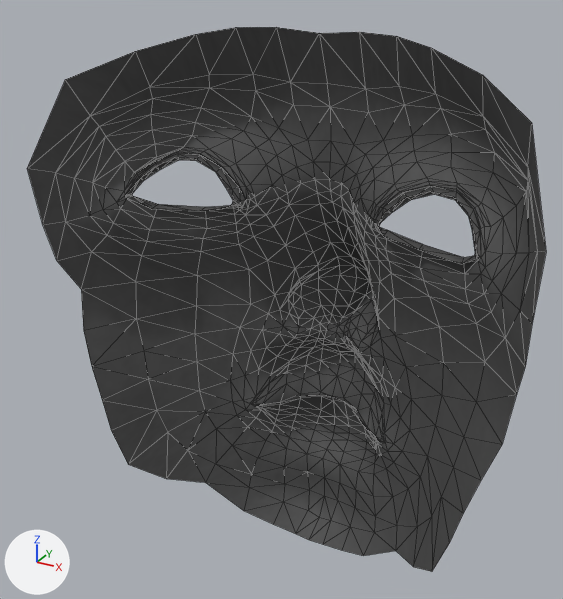
The OBJ model VRVisitors/assets/avatar/avatar.obj: old version first, new version second.
Rendered twice from a 50 mm camera at (0.487, -0.971, 0.486) aimed at (-0.042, -0.009, 0.005). The lights are fixed; the arrows at lower left show +X, +Y and +Z. Mesh edges are drawn as thin lines. Where no turn or scale is listed for an object, it has been applied to the vertices.

Script lines for the objects in view, before the commit:
```python
me_instance_0_id4_001 = bpy.data.meshes.new('instance_0_ID4.001')
me_instance_0_id4_001.from_pydata(...)  # 659 vertices, 1244 faces; spans x -0.361..0.362, y -0.183..0.178, z -0.457..0.398
me_instance_0_id4_001.materials.append(mat_auto_1_001)  # picture img_texture_png
ob_instance_0_id4_001 = bpy.data.objects.new('instance_0_ID4.001', me_instance_0_id4_001)
ob_instance_0_id4_001.location = (0.0, 0.0, 0.0)
```
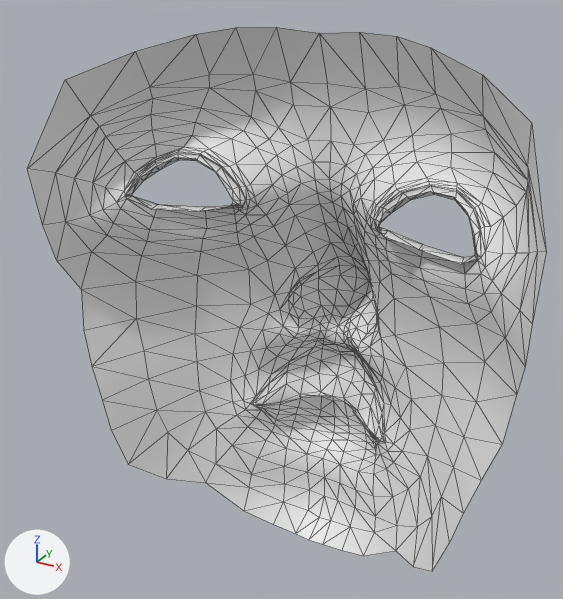
The newer file is also turned or shifted as a whole; pictures and numbers use the older file's frame.

Boxes [x1, y1, x2, y2] around the edits, measured in the pictures (563 x 599 px):
'instance_0_ID4.001', recoloured (black to grey)
    both: [27, 27, 546, 572]

The change, as a list of edits to the scene's bpy script:
```text
Change me_instance_0_id4_001:
    where me_instance_0_id4_001.from_pydata(...)  # 659 vertices, 1244 faces; spans x -0.361..0.362, y -0.183..0.178, z -0.457..0.398
    remove me_instance_0_id4_001.materials.append(mat_auto_1_001)  # picture img_texture_png
```
